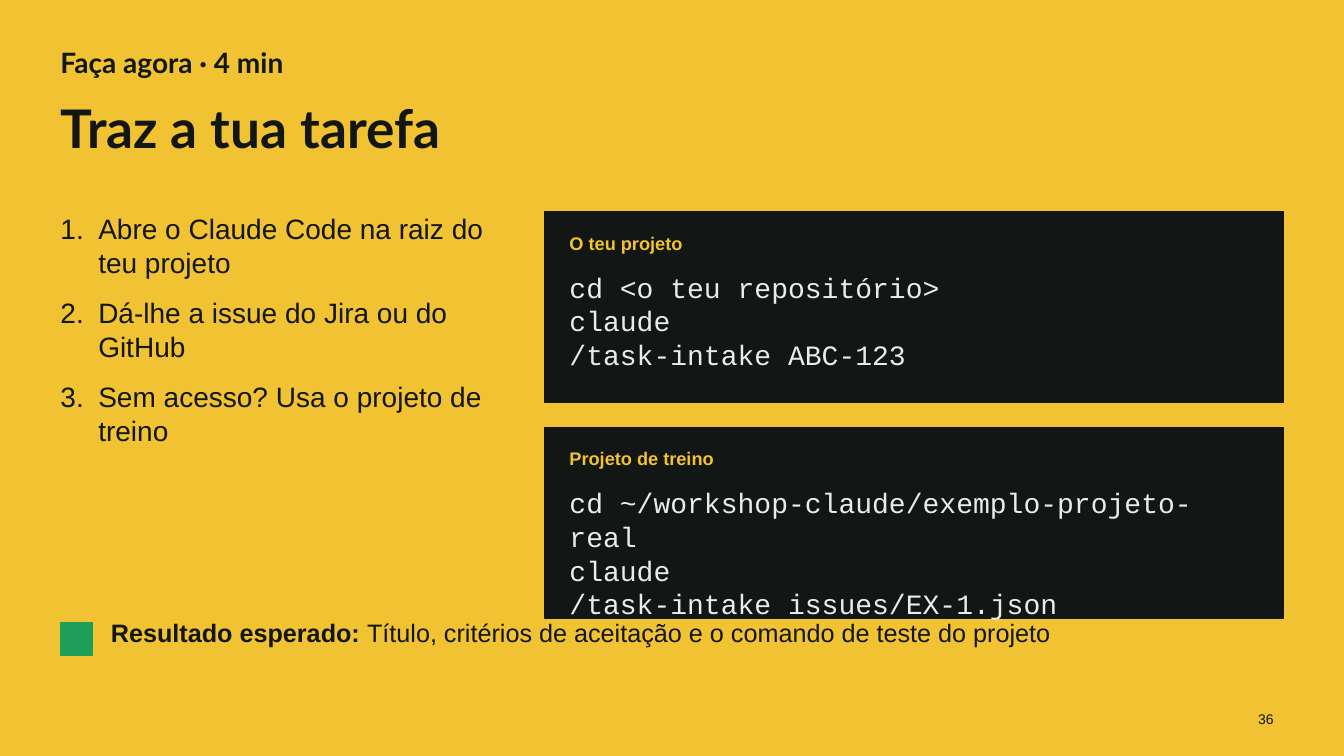
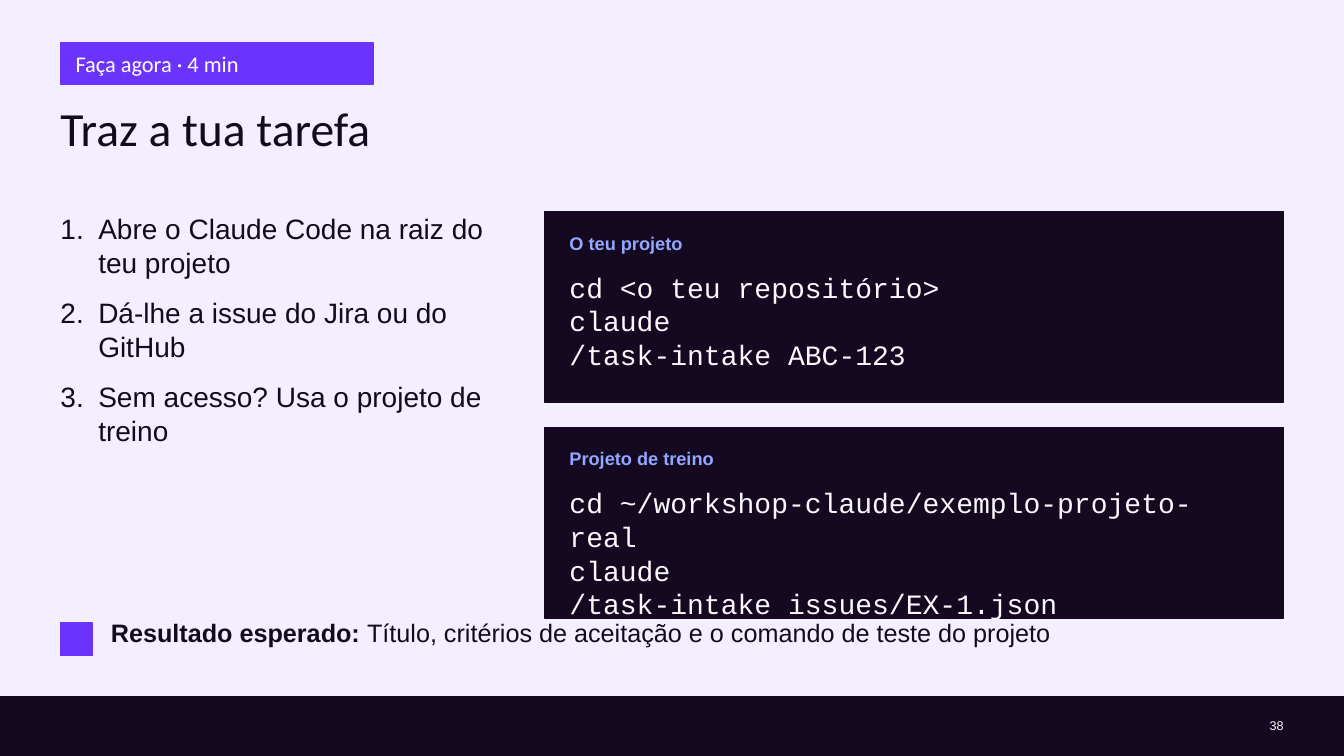
Before and after one commit to cx-guilherme-pinto/workshop-claude, a slide deck: slide 38 of slides/workshop.pptx (slide 36 before the commit). Drawn at 1344x756 pixels with LibreOffice and Linux fonts; fonts in the diff are those of the drawing; background and template pictures are left out. Boxes give left, top, right and bottom in pixels: in the first picture for what was removed or moved away, otherwise in the second. Text is boxed around its words. In the diff, an @@ line names an element or a change of style, - is before the commit and + after.

```diff
--- a/slides/workshop.pptx
+++ b/slides/workshop.pptx
@@ background #F1C232 to #F4EFFE @@
@@ rectangle added at bbox=[60, 42, 373, 85], fill #6B34FD, outline #6B34FD 1 pt @@
@@ text "Faça agora · 4 min": place and size @@
-text "Faça agora · 4 min" at bbox=[60, 52, 283, 78]
+text "Faça agora · 4 min" at bbox=[76, 56, 239, 76]
@@ text "Faça agora · 4 min" at bbox=[76, 56, 239, 76]: size 20 to 16 pt, font Lato to Calibri, text colour #121614 to #FFFFFF, bold off; vertical alignment top to middle @@
@@ title "Traz a tua tarefa" at bbox=[60, 113, 370, 147]: size 38 to 34 pt, font Lato to Calibri, text colour #121614 to #140920, bold off @@
@@ text "Abre o Claude Code na ..." at bbox=[98, 218, 483, 442]: text colour #121614 to #140920 @@
@@ rectangle at bbox=[544, 212, 1284, 402]: fill #121614 to #140920; outline #121614 1 pt to #140920 1 pt @@
@@ text "O teu projeto" at bbox=[569, 236, 683, 254]: text colour #F1C232 to #93A7FF @@
@@ text "cd <o teu repositório>" at bbox=[569, 278, 940, 366]: text colour #E8EDE9 to #FCF9FE @@
@@ rectangle at bbox=[544, 427, 1284, 618]: fill #121614 to #140920; outline #121614 1 pt to #140920 1 pt @@
@@ text "Projeto de treino" at bbox=[569, 451, 713, 469]: text colour #F1C232 to #93A7FF @@
@@ text "cd ~/workshop-claude/exemplo-projeto-real" at bbox=[569, 494, 1192, 622]: text colour #E8EDE9 to #FCF9FE @@
@@ rectangle at bbox=[60, 623, 93, 655]: fill #1E9E57 to #6B34FD; outline #1E9E57 1 pt to #6B34FD 1 pt @@
@@ text "Resultado esperado: Título, critérios de ..." at bbox=[111, 623, 1050, 647]: text colour #121614 to #140920 @@
@@ rectangle added at bbox=[0, 698, 1344, 756], fill #140920, outline #140920 1 pt @@
@@ page number removed at bbox=[1258, 714, 1274, 724] @@
-36
@@ page number added at bbox=[1270, 721, 1284, 730], 9 pt, text #FCF9FE @@
+38
```
Also in this commit, not shown: 39 other slides changed, 6 slides added, 5 slides removed, 23 other files.
